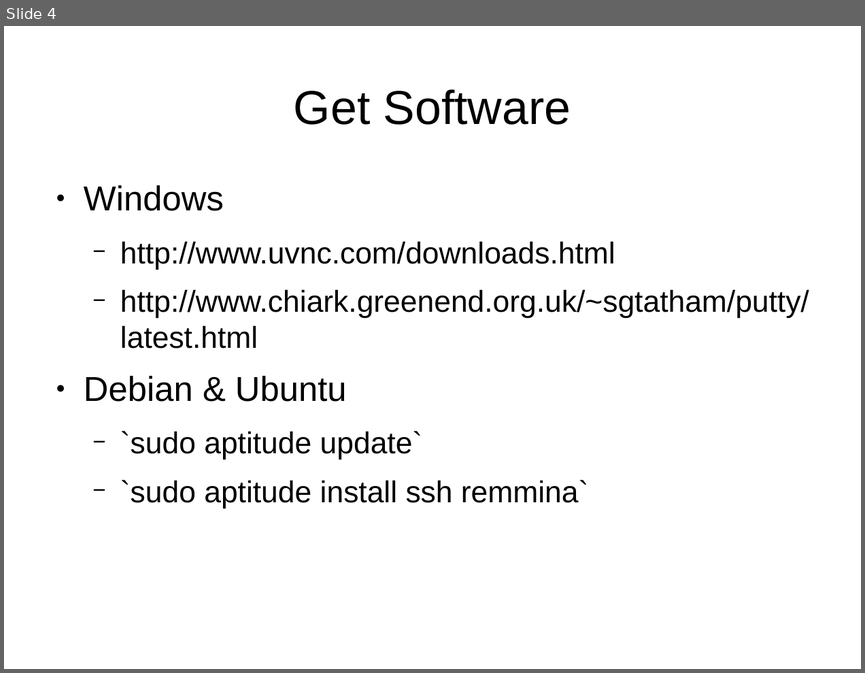
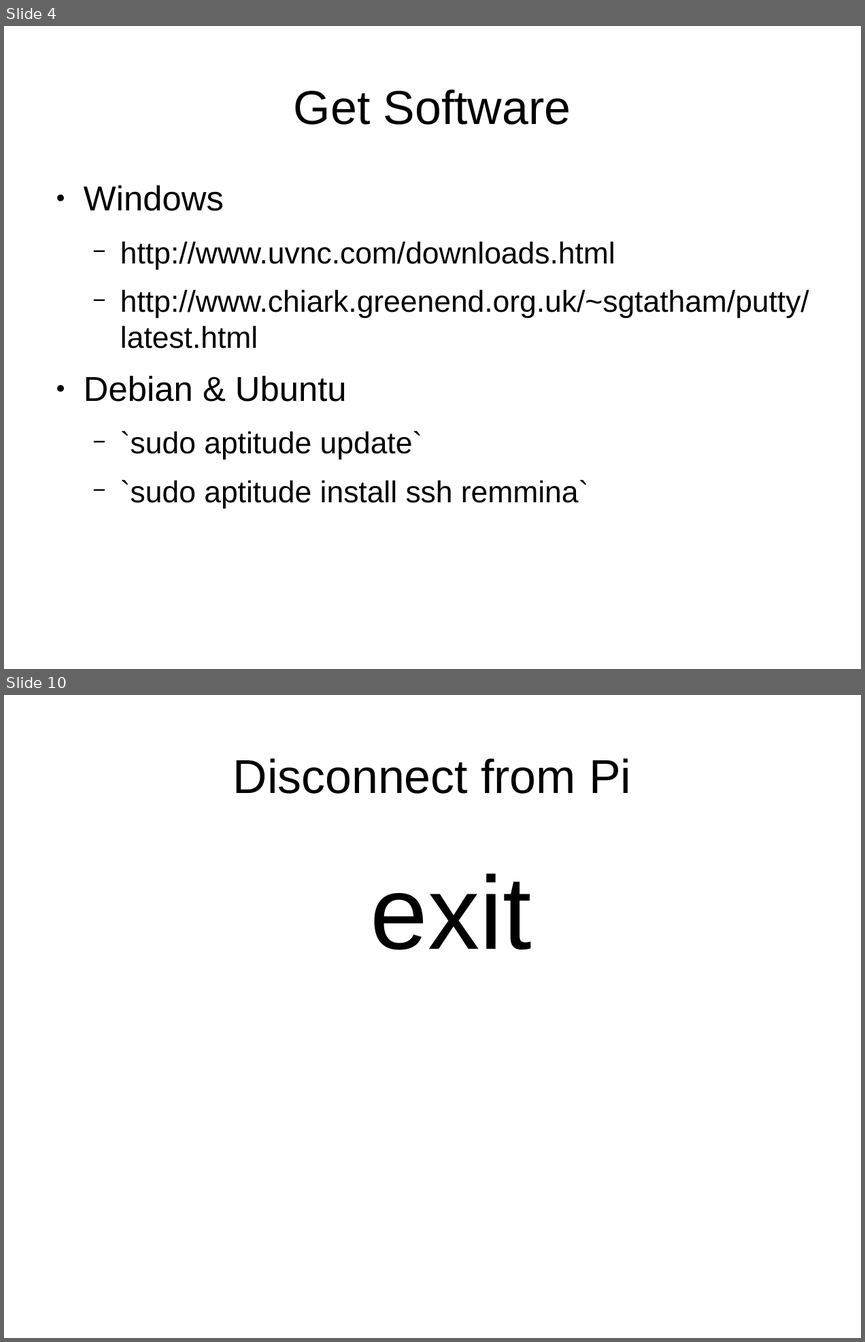
Before and after one commit to Oflameo/sshvnc_ws, a slide deck: doc/sshvnc.odp. Shown one above the other, each under a label of ours: slide 4 before the commit, slides 4 and 10 after it; the slides between them are not shown. The pictures are 865x673 and 865x1342 pixels, drawn with LibreOffice and Linux fonts; fonts in the diff are those of the drawing. Boxes give left, top, right and bottom in pixels: in the first picture for what was removed or moved away, otherwise in the second. Text is boxed around its words. In the diff, an @@ line names an element or a change of style, - is before the commit and + after.

```diff
--- a/doc/sshvnc.odp
+++ b/doc/sshvnc.odp
@@ slide 10 added at box(4, 695, 861, 1338), background #FFFFFF @@
@@ title added at box(233, 758, 631, 794), 44 pt, text #000000 @@
+Disconnect from Pi
@@ text added at box(370, 873, 531, 950), 96 pt, text #000000 @@
+exit
```
Also in this commit, not shown: 8 other slides added, 1 slide removed, 12 other files.
